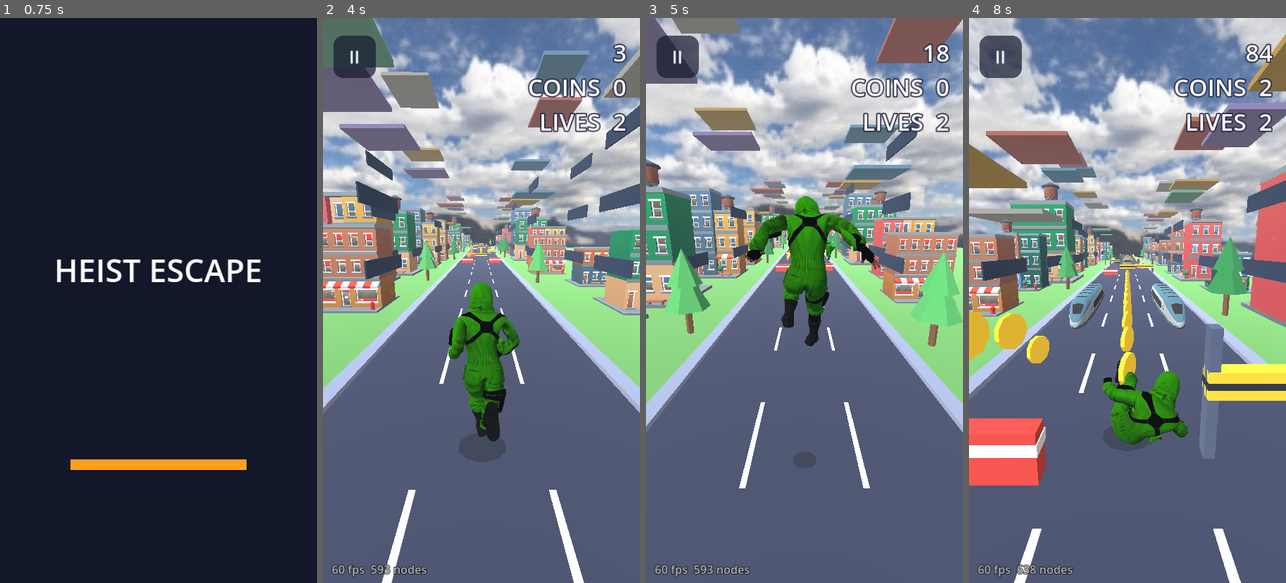
Above: before the commit, frames 1-4 (left to right).
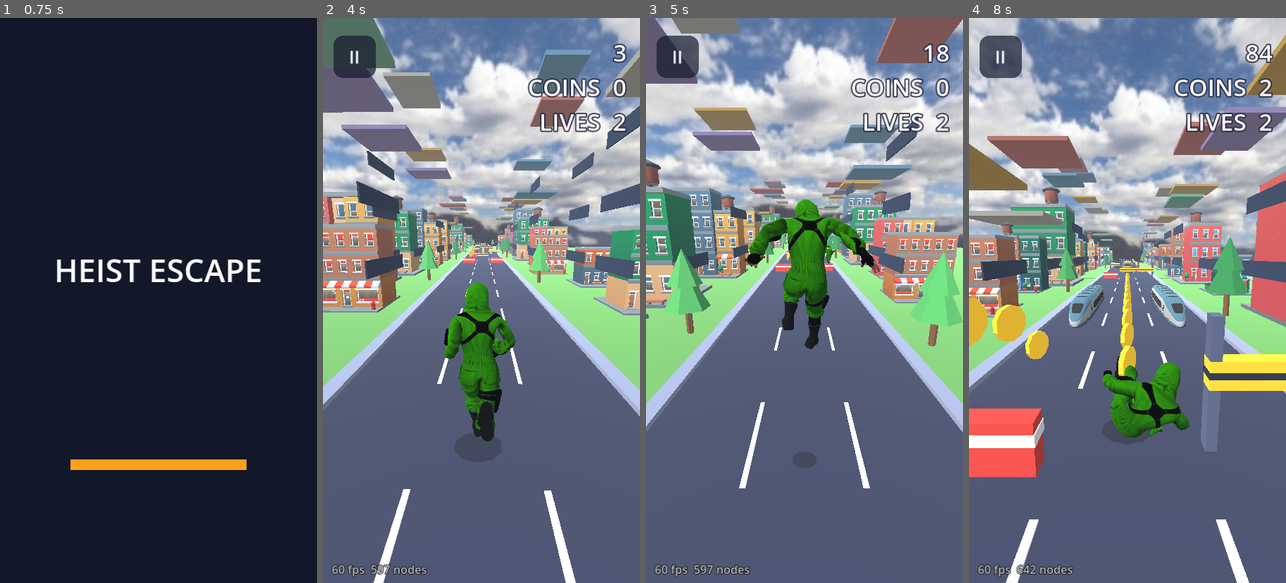
Above: after the commit, the same moments.

Repository: akshathgaming198028-cell/EndlessGame
Game: Godot game, scene res://splash.tscn
Two runs of this game, one before a commit and one after it. Both use one fixed random seed, a clock stepped at 60 frames per second and the inputs below.
Inputs (mouse positions are in pixels of both pictures, inside the frame that each line leads up to):
- Up to frame 1 (0.75 s): tap Enter at 0.5 s; move the mouse to (228, 272) at 0.52 s; hold Right from 0.53 s (still down); click (228, 272) at 0.67 s
- Up to frame 2 (4 s): tap Space at 0.77, 2, 3.77 s; release Right at 1.25 s; drag from (418, 328) to (465, 413) at 1.27 s; move the mouse to (513, 176) at 2.02 s; hold Right 2.03-2.75 s; click (513, 176) at 2.17 s; tap Enter at 2.75 s; drag from (465, 413) to (386, 215) at 2.77 s; move the mouse to (576, 385) at 3.52 s; hold Left from 3.53 s (still down); click (576, 385) at 3.67 s
- Up to frame 3 (5 s): release Left at 4.25 s; drag from (709, 215) to (756, 159) at 4.27 s
- Up to frame 4 (8 s): move the mouse to (1143, 300) at 5.02 s; hold Down 5.03-5.75 s; click (1143, 300) at 5.17 s; drag from (1079, 159) to (1064, 328) at 5.77 s; move the mouse to (1197, 272) at 6.52 s; hold Up 6.53-7.25 s; click (1197, 272) at 6.67 s; tap Space at 6.77 s; drag from (1064, 328) to (1111, 413) at 7.27 s

Frame 1 is identical in both runs. In frame 2, 9.9% of the frame differs, in the area x 0-100%, y 0-100%; in frame 3, 1.7%; in frame 4, 25%.

Commit message:
Pause screen uses the new artwork with Resume, Settings and Home in the concept positions; train brush counts once; longer death shake; red hit glow; heavier jump fall and landing kick; run sway and deeper slide camera; splash ignores back while loading; smaller sky texture
Co-Authored-By: Claude Haiku 5.5 <noreply@anthropic.com>
Claude-Session: https://claude.ai/code/session_01DDNfUcEeZJQNoZPcRL3Cag

Diff:
--- a/main.gd
+++ b/main.gd
@@ -114,8 +114,9 @@
 const PAUSE_RECT := Rect2(24, 40, 96, 96)
 const EXIT_RECT := Rect2(110, 600, 240, 110)
 const SETTINGS_RECT := Rect2(210, 1040, 300, 100)
-const PAUSE_SETTINGS_RECT := Rect2(210, 840, 300, 100)
-const RESUME_RECT := Rect2(210, 700, 300, 120)
+const PAUSE_RESUME := Rect2(535, 1097, 145, 145)
+const PAUSE_SET := Rect2(377, 1107, 138, 138)
+const PAUSE_HOME := Rect2(50, 1115, 283, 125)
 const SET_BAR := Rect2(150, 640, 420, 40)
 const SET_RESET := Rect2(210, 760, 300, 110)
 const SET_BACK := Rect2(210, 900, 300, 110)
@@ -123,6 +124,13 @@
 var settings_open := false
 var settings_btn: Button
 var resume_btn: Button
+var home_btn: Button
+var pause_set_btn: Button
+var pause_title: Label
+var vig_amt := 0.0
+var vig_mat: ShaderMaterial
+var land_kick := 0.0
+var brush_id := 0
 var pause_bg: Control
 var set_panel: Control
 var set_fill: ColorRect
@@ -1087,12 +1095,13 @@
 	var paused_now := state == State.PLAY and paused
 	play_btn.visible = menu
 	retry_btn.visible = state == State.DEAD
+	settings_btn.visible = menu
+	pause_bg.visible = paused_now
 	resume_btn.visible = paused_now
-	settings_btn.visible = menu or paused_now
-	settings_btn.position = (SETTINGS_RECT if menu else PAUSE_SETTINGS_RECT).position
-	pause_bg.visible = paused_now
+	pause_set_btn.visible = paused_now
+	home_btn.visible = paused_now
 	if pause_btn != null:
-		pause_btn.visible = state == State.PLAY
+		pause_btn.visible = state == State.PLAY and not paused
 
 
 func _make_menus(layer: CanvasLayer) -> void:
@@ -1102,9 +1111,9 @@
 	pause_bg.mouse_filter = Control.MOUSE_FILTER_IGNORE
 	pause_bg.visible = false
 	layer.add_child(pause_bg)
-	if ResourceLoader.exists("res://assets/pause_bg.png"):
+	if ResourceLoader.exists("res://assets/pause_bg.jpg"):
 		var tr := TextureRect.new()
-		tr.texture = load("res://assets/pause_bg.png")
+		tr.texture = load("res://assets/pause_bg.jpg")
 		tr.set_anchors_preset(Control.PRESET_FULL_RECT)
 		tr.expand_mode = TextureRect.EXPAND_IGNORE_SIZE
 		tr.stretch_mode = TextureRect.STRETCH_KEEP_ASPECT_COVERED
@@ -1116,8 +1125,15 @@
 		dim.color = Color(0.05, 0.06, 0.12, 0.7)
 		dim.mouse_filter = Control.MOUSE_FILTER_IGNORE
 		pause_bg.add_child(dim)
-	resume_btn = _big_button(layer, "RESUME", RESUME_RECT)
+	pause_title = _label(pause_bg, 46)
+	pause_title.text = "GAME IN PAUSE"
+	pause_title.position = Vector2(0, 110)
+	pause_title.size = Vector2(720, 70)
+	resume_btn = _pill(layer, "RESUME", PAUSE_RESUME, Color("1f8f2e"), 26)
+	pause_set_btn = _pill(layer, "SETTINGS", PAUSE_SET, Color("c4b82a"), 22)
+	home_btn = _pill(layer, "HOME", PAUSE_HOME, Color("9a2030"), 52)
 	settings_btn = _big_button(layer, "SETTINGS", SETTINGS_RECT)
+	_make_vignette(layer)
 	# settings screen: one volume slider, reset and back
 	set_panel = Control.new()
 	set_panel.set_anchors_preset(Control.PRESET_FULL_RECT)
@@ -1155,6 +1171,34 @@
 	_set_volume(volume)
 
 
+func _pill(layer: Node, text: String, r: Rect2, col: Color, fs: int) -> Button:
+	var b := Button.new()
+	b.text = text
+	b.position = r.position
+	b.size = r.size
+	b.add_theme_font_size_override("font_size", fs)
+	b.add_theme_color_override("font_color", Color("f4f1e8"))
+	for k in ["normal", "hover", "pressed", "focus"]:
+		b.add_theme_stylebox_override(k, _sb(col, 28))
+	b.mouse_filter = Control.MOUSE_FILTER_IGNORE
+	b.visible = false
+	layer.add_child(b)
+	return b
+
+
+# full-screen red edge glow used when you get hit
+func _make_vignette(layer: CanvasLayer) -> void:
+	var sh := Shader.new()
+	sh.code = "shader_type canvas_item;\nuniform float strength = 0.0;\nvoid fragment() {\n\tvec2 d = (UV - vec2(0.5)) * vec2(1.0, 1.25);\n\tfloat a = smoothstep(0.2, 0.75, length(d)) * strength;\n\tCOLOR = vec4(0.9, 0.02, 0.05, a);\n}\n"
+	vig_mat = ShaderMaterial.new()
+	vig_mat.shader = sh
+	var r := ColorRect.new()
+	r.set_anchors_preset(Control.PRESET_FULL_RECT)
+	r.mouse_filter = Control.MOUSE_FILTER_IGNORE
+	r.material = vig_mat
+	layer.add_child(r)
+
+
 func _set_volume(v: float) -> void:
 	volume = clampf(v, 0.0, 1.0)
 	AudioServer.set_bus_volume_db(0, linear_to_db(maxf(volume, 0.001)))
@@ -1175,11 +1219,9 @@
 func _open_settings() -> void:
 	settings_open = true
 	set_panel.visible = true
-	_refresh_menu_buttons()
-	settings_btn.visible = false
-	resume_btn.visible = false
-	play_btn.visible = false
-	retry_btn.visible = false
+	for b in [play_btn, retry_btn, settings_btn, resume_btn, pause_set_btn, home_btn, pause_btn]:
+		if b != null:
+			b.visible = false
 
 
 func _close_settings() -> void:
@@ -1206,11 +1248,29 @@
 	pause_btn.text = "GO" if paused else "II"
 	if anim != null:
 		anim.speed_scale = 0.0 if paused else 1.0
-	msg_label.text = "PAUSED\n\ntap GO to resume" if paused else ""
+	msg_label.text = ""
 	if not paused:
 		counting = true
 		count_t = 3.0
 	_refresh_menu_buttons()
+
+
+func _go_home() -> void:
+	paused = false
+	counting = false
+	count_label.text = ""
+	if anim != null:
+		anim.speed_scale = 1.0
+	_reset_world()
+	lane = 0
+	px = 0.0
+	py = 0.0
+	vy = 0.0
+	on_ground = true
+	slide_t = 0.0
+	want_slide = false
+	player.position = Vector3.ZERO
+	_set_state(State.MENU)
 
 
 func _start_game() -> void:
@@ -1247,7 +1307,8 @@
 func _die(face_z: float = NAN) -> void:
 	if state != State.PLAY:
 		return
-	shake = 1.5
+	shake = 2.8
+	vig_amt = 1.0
 	dead_t = 0.0
 	# the body is thrown clear in front of the obstacle, so it never sits inside it
 	if not is_nan(face_z):
@@ -1343,11 +1404,14 @@
 			_open_settings()
 			return
 		if state == State.PLAY and paused:
-			if _hit(RESUME_RECT, e.position):
+			if _hit(PAUSE_RESUME, e.position):
 				_toggle_pause()
 				return
-			if _hit(PAUSE_SETTINGS_RECT, e.position):
+			if _hit(PAUSE_SET, e.position):
 				_open_settings()
+				return
+			if _hit(PAUSE_HOME, e.position):
+				_go_home()
 				return
 		if state == State.PLAY and _hit(PAUSE_RECT, e.position):
 			_toggle_pause()
@@ -1427,10 +1491,11 @@
 	var tx: float = lane * LANE_W
 	px = lerpf(px, tx, 1.0 - exp(-16.0 * dt))
 	if not on_ground:
-		vy -= GRAVITY * dt
+		vy -= GRAVITY * dt * (1.35 if vy < 0.0 else 1.0)
 		py += vy * dt
 		if py <= 0.0 and vy <= 0.0:
 			py = 0.0
+			land_kick = clampf(-vy * 0.035, 0.0, 0.45)
 			vy = 0.0
 			on_ground = true
 			if want_slide:
@@ -1491,23 +1556,27 @@
 					_die(cz + float(it["z"]) - 0.9)
 					return
 			elif t == "train":
+				if it["node"].get_instance_id() == brush_id and hit_cool > 0.0:
+					continue
 				if dz < 4.3 and py < 2.7:
 					var face: float = cz + float(it["z"]) - 4.6
 					if dx < 1.15:
 						_die(face)
 						return
 					# brushing a train in the next lane while changing lanes: costs one life
-					if dx < 1.9 and _side_brush(float(it["x"])):
+					if dx < 1.9 and _side_brush(float(it["x"]), it):
 						_die(face)
 						return
 
 
-func _side_brush(train_x: float) -> bool:
+func _side_brush(train_x: float, it: Dictionary) -> bool:
 	if hit_cool > 0.0:
 		return false
 	hit_cool = 0.9
+	brush_id = it["node"].get_instance_id()
 	lives -= 1
-	shake = maxf(shake, 0.5)
+	shake = maxf(shake, 1.2)
+	vig_amt = maxf(vig_amt, 0.7)
 	sfx_hit.play()
 	# knocked back toward the lane it came from
 	lane = clampi(lane + (-1 if train_x > px else 1), -1, 1)
@@ -1616,18 +1685,23 @@
 
 func _update_camera(dt: float) -> void:
 	var k: float = 1.0 - exp(-5.0 * dt)
-	var cam_dy := py * 0.3 - (0.6 if slide_t > 0.0 else 0.0)
+	var cam_dy := py * 0.3 - (0.9 if slide_t > 0.0 else 0.0)
 	var target := Vector3(px * 0.5, 4.2 + cam_dy, 4.6)
 	cam_pos = cam_pos.lerp(target, k)
 	cam_look = cam_look.lerp(Vector3(px * 0.4, 1.0 + py * 0.08, -9.0), k)
 	var off := Vector3.ZERO
 	if shake > 0.0:
 		off = Vector3(rng.randf_range(-1.0, 1.0), rng.randf_range(-1.0, 1.0), 0.0) * shake * 0.6
-		shake = maxf(0.0, shake - dt * 0.9)
+		shake = maxf(0.0, shake - dt * 0.45)
 	if state == State.PLAY and not counting and on_ground and slide_t <= 0.0:
 		# running sways left and right; only a small up and down
 		off.y += sin(run_t * 2.0) * 0.012
-		off.x += sin(run_t * 1.3) * 0.09
+		off.x += sin(run_t) * 0.2
+	off.y -= land_kick
+	land_kick = maxf(0.0, land_kick - dt * 2.5)
+	if vig_mat != null:
+		vig_amt = maxf(0.0, vig_amt - dt * 0.6)
+		vig_mat.set_shader_parameter("strength", vig_amt)
 	cam.position = cam_pos + off
 	cam.look_at(cam_look)
 	var t_fov: float = 62.0
--- a/splash.gd
+++ b/splash.gd
@@ -10,6 +10,7 @@
 var done := false
 
 func _ready() -> void:
+	get_tree().set_auto_accept_quit(false)
 	var layer := CanvasLayer.new()
 	add_child(layer)
 	var bg := ColorRect.new()
@@ -43,6 +44,12 @@
 	layer.add_child(bar)
 	ResourceLoader.load_threaded_request(NEXT)
 
+func _notification(what: int) -> void:
+	# back is ignored while loading, so it can't close the app before the game is up
+	if what == NOTIFICATION_WM_GO_BACK_REQUEST or what == NOTIFICATION_WM_CLOSE_REQUEST:
+		pass
+
+
 func _process(delta: float) -> void:
 	shown += delta
 	if done:
Binary file added: assets/pause_bg.jpg
Binary file removed: assets/pause_bg.png
Binary file changed: assets/sky.jpg
